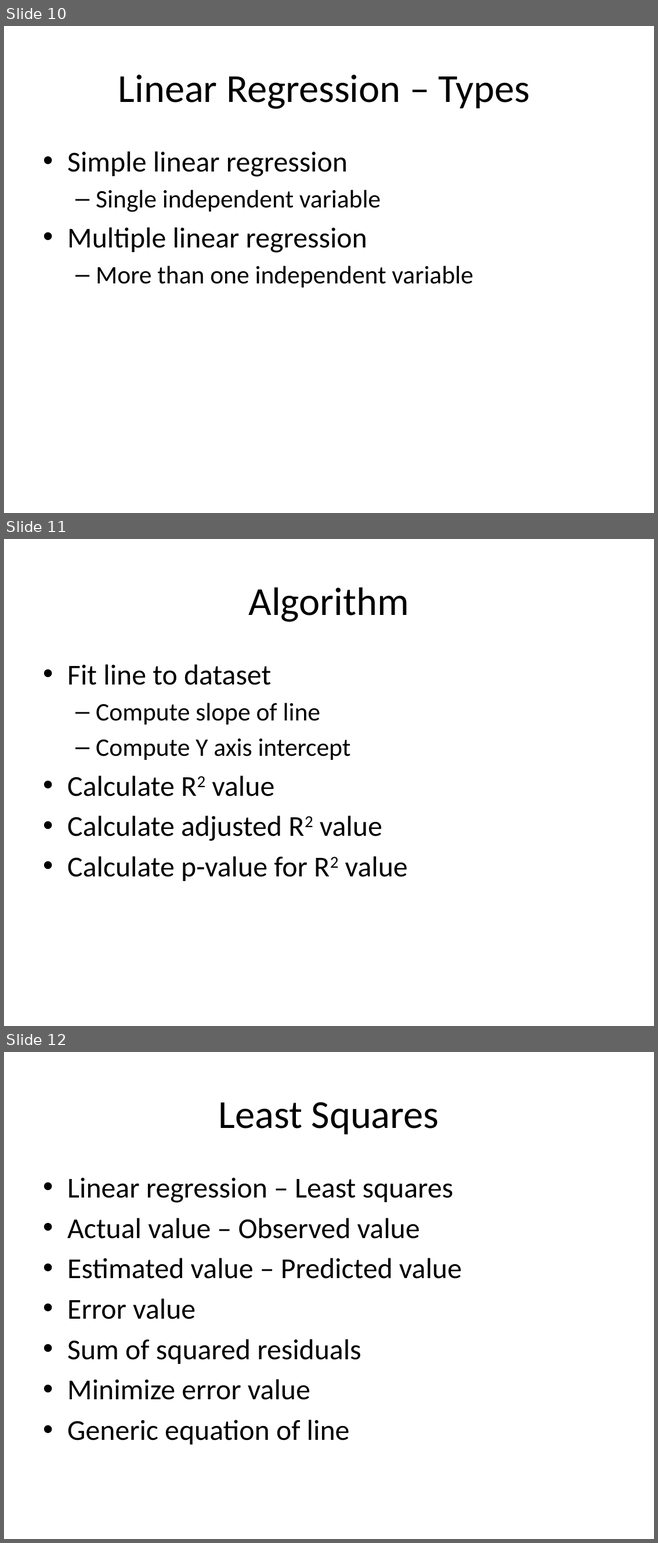
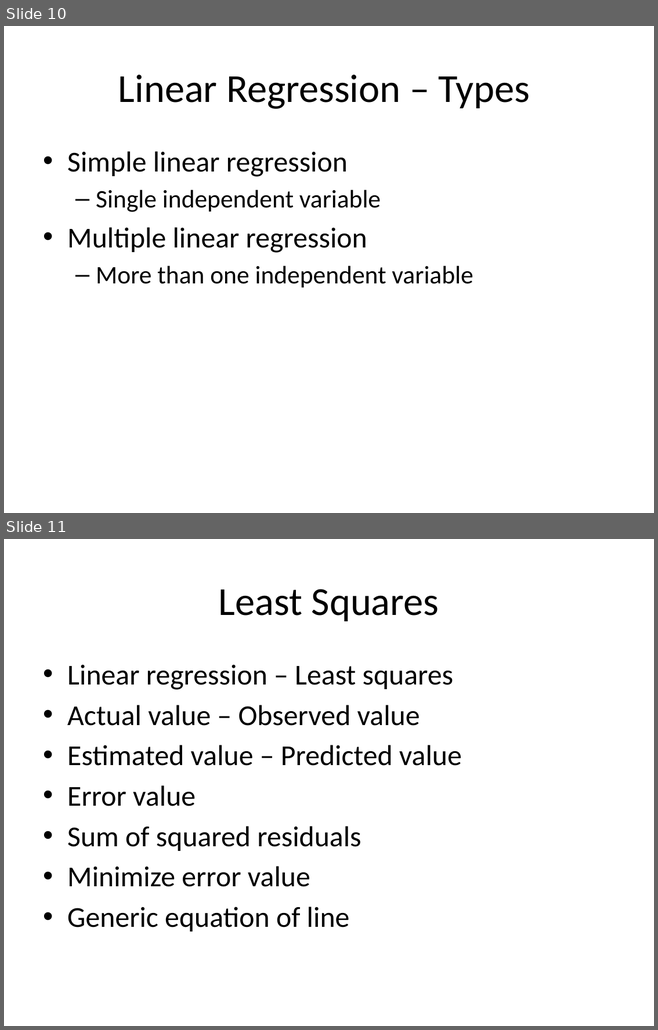
Before and after one commit to look4pritam/ArtificialIntelligence, a slide deck: MachineLearning/LinearRegression/LinearRegression.pptx. Shown one above the other, each under a label of ours: slides 10, 11 and 12 before the commit, slides 10 and 11 after it. The pictures are 658x1543 and 658x1030 pixels, drawn with LibreOffice and Linux fonts; fonts in the diff are those of the drawing. Boxes give left, top, right and bottom in pixels: in the first picture for what was removed or moved away, otherwise in the second. Text is boxed around its words. In the diff, an @@ line names an element or a change of style, - is before the commit and + after.

```diff
--- a/MachineLearning/LinearRegression/LinearRegression.pptx
+++ b/MachineLearning/LinearRegression/LinearRegression.pptx
@@ slide 11 removed at bbox=[4, 539, 654, 1026], background #FFFFFF @@
@@ title removed at bbox=[249, 587, 409, 622] @@
-Algorithm
@@ text removed at bbox=[67, 664, 408, 881] @@
-• Fit line to dataset
-  – Compute slope of line
-  – Compute Y axis intercept
-• Calculate R2 value
-• Calculate adjusted R2 value
-• Calculate p-value for R2 value
@@ what was slide 12 is now slide 11 @@
```
Also in this commit, not shown: 1 slide changed, 9 slides added, 1 other slide removed.
